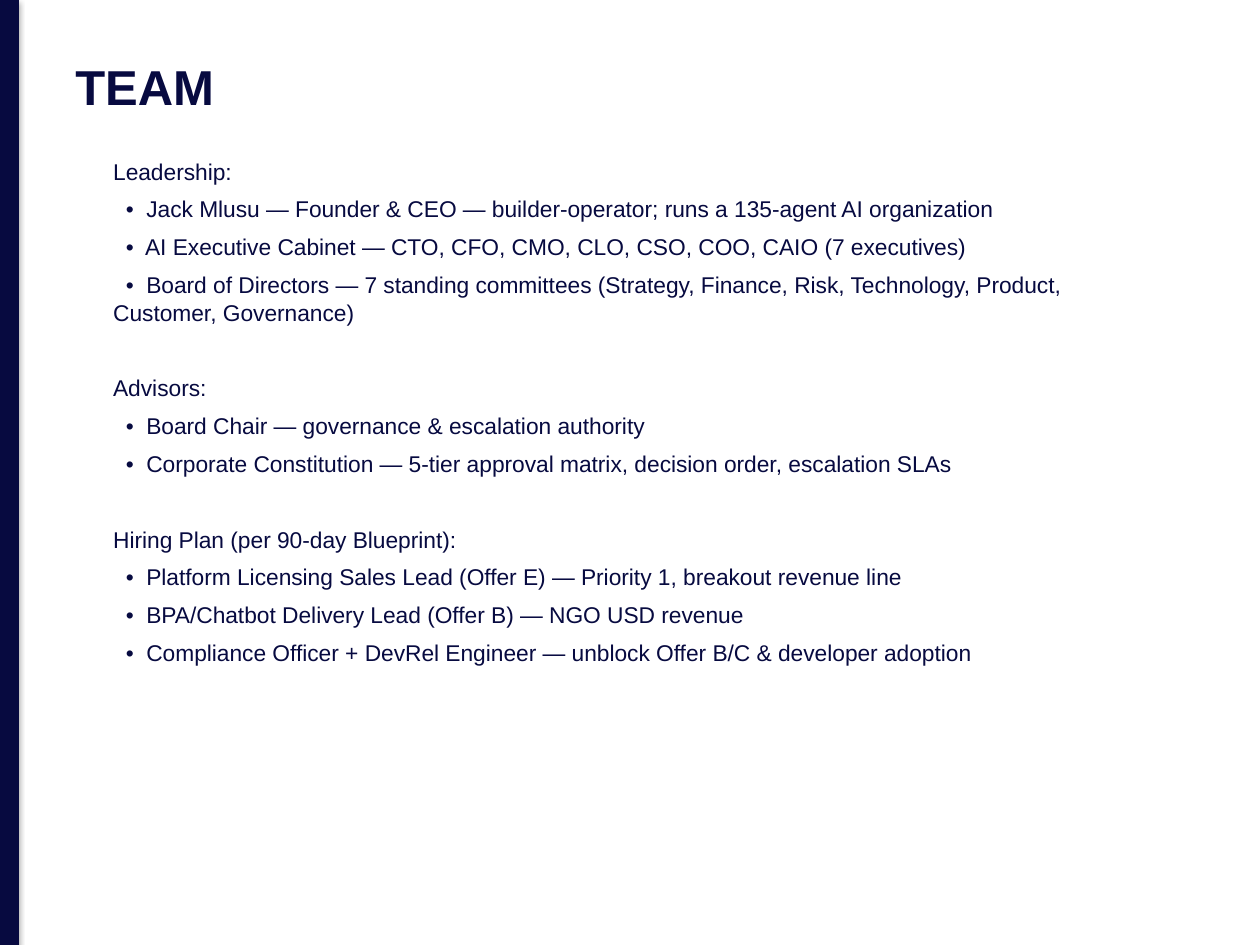
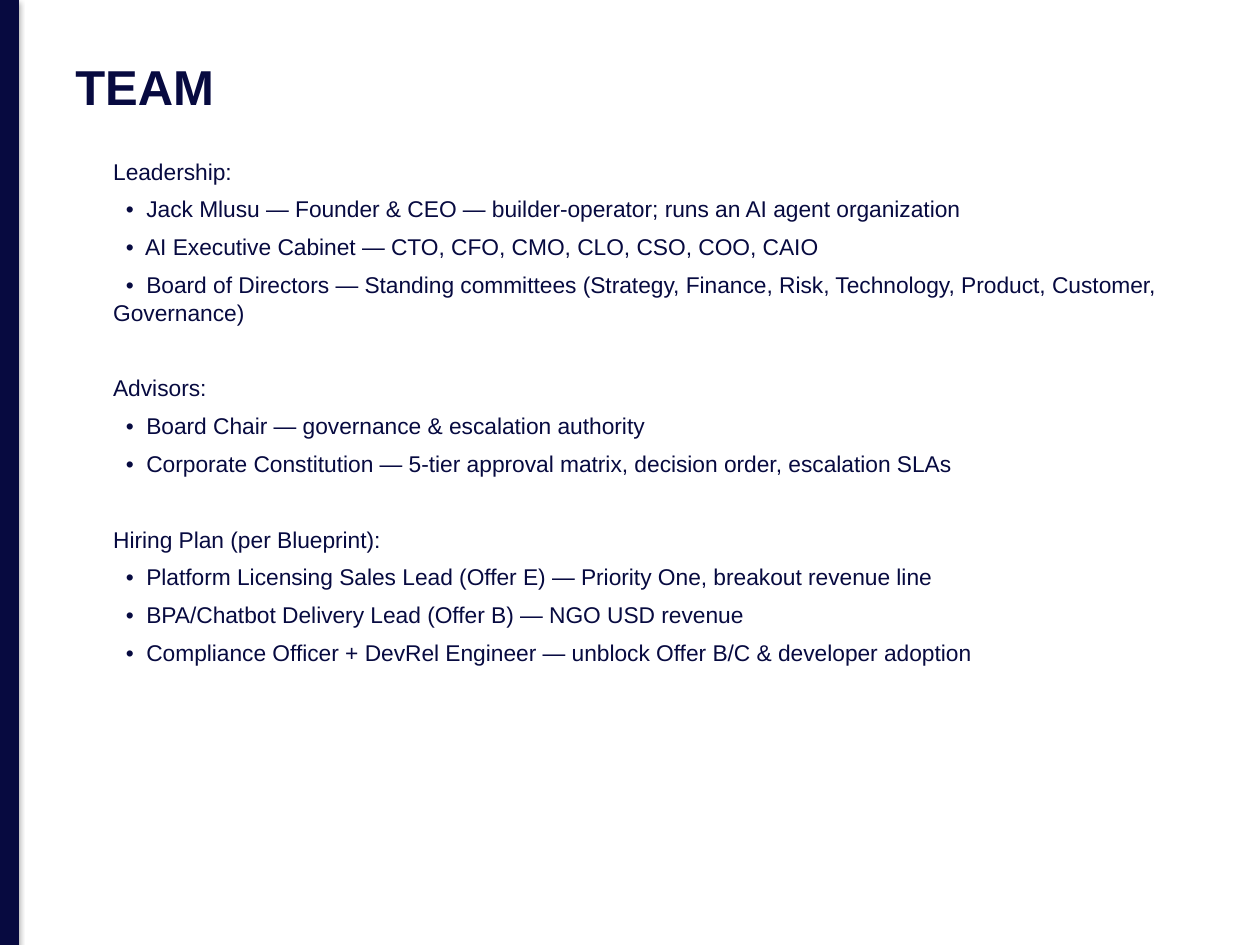
Before and after one commit to jmlusu/light-speed-holdings, a slide deck: slide 10 of static/brand/templates/pitch-deck.pptx. Drawn at 1260x945 pixels with LibreOffice and Linux fonts; fonts in the diff are those of the drawing. Boxes give left, top, right and bottom in pixels: in the first picture for what was removed or moved away, otherwise in the second. Text is boxed around its words. In the diff, an @@ line names an element or a change of style, - is before the commit and + after.

```diff
--- a/static/brand/templates/pitch-deck.pptx
+++ b/static/brand/templates/pitch-deck.pptx
@@ text at <box>113,200,1155,325</box>: text changed @@
-• Jack Mlusu — Founder & CEO — builder-operator; runs a 135-agent AI organization
-• AI Executive Cabinet — CTO, CFO, CMO, CLO, CSO, COO, CAIO (7 executives)
-• Board of Directors — 7 standing committees (Strategy, Finance, Risk, Technology, Product, Customer, Governance)
+• Jack Mlusu — Founder & CEO — builder-operator; runs an AI agent organization
+• AI Executive Cabinet — CTO, CFO, CMO, CLO, CSO, COO, CAIO
+• Board of Directors — Standing committees (Strategy, Finance, Risk, Technology, Product, Customer, Governance)
@@ text at <box>113,531,931,590</box>: text changed @@
-Hiring Plan (per 90-day Blueprint):
-• Platform Licensing Sales Lead (Offer E) — Priority 1, breakout revenue line
+Hiring Plan (per Blueprint):
+• Platform Licensing Sales Lead (Offer E) — Priority One, breakout revenue line
```
Also in this commit, not shown: 9 other slides changed, 2 other files.
